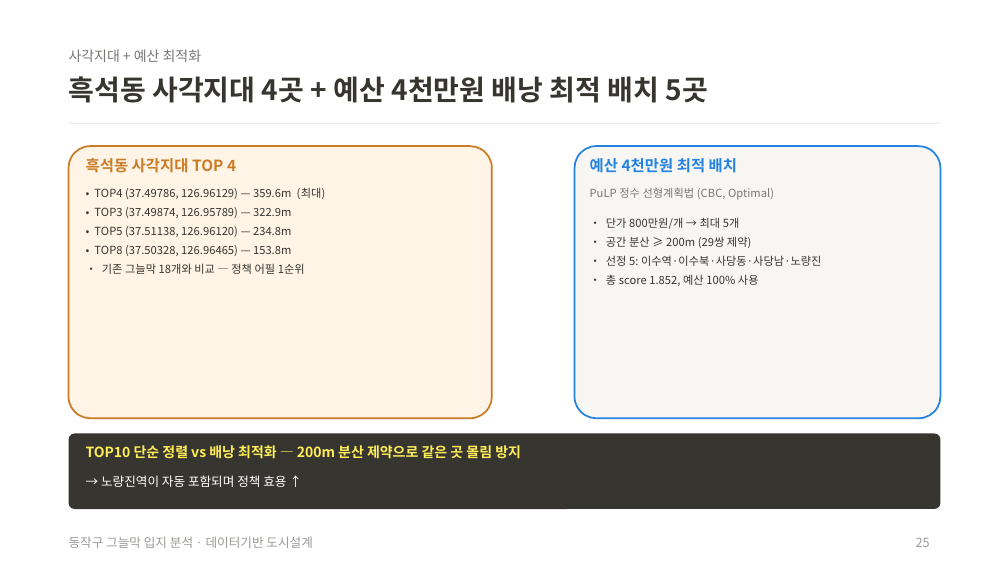
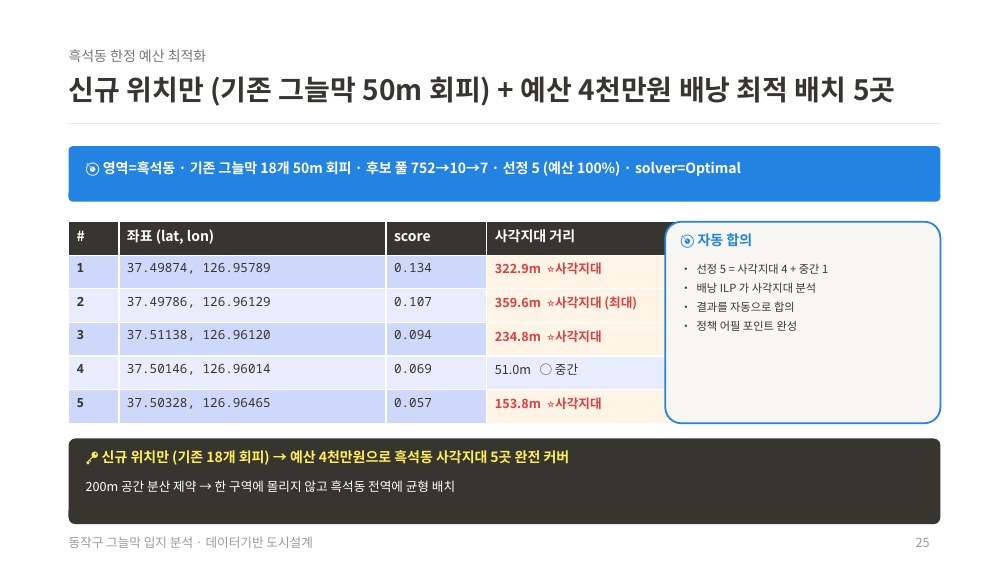
Before and after one commit to thgtot92/project_1, a slide deck: slide 25 of presentation/데이터기반_도시설계_기말_통합발표.pptx. Drawn at 1008x567 pixels with LibreOffice and Linux fonts; fonts in the diff are those of the drawing. Boxes give left, top, right and bottom in pixels: in the first picture for what was removed or moved away, otherwise in the second. Text is boxed around its words. In the diff, an @@ line names an element or a change of style, - is before the commit and + after.

```diff
--- a/presentation/데이터기반_도시설계_기말_통합발표.pptx
+++ b/presentation/데이터기반_도시설계_기말_통합발표.pptx
@@ text at box(69, 49, 207, 62): text changed @@
-사각지대 + 예산 최적화
+흑석동 한정 예산 최적화
@@ text at box(69, 76, 895, 106): text changed @@
-흑석동 사각지대 4곳 + 예산 4천만원 배낭 최적 배치 5곳
+신규 위치만 (기존 그늘막 50m 회피) + 예산 4천만원 배낭 최적 배치 5곳
@@ rounded rectangle removed at box(69, 146, 492, 418) @@
@@ rounded rectangle added at box(69, 146, 940, 202), fill #2383E2 @@
@@ text removed at box(86, 158, 236, 173) @@
-흑석동 사각지대 TOP 4
@@ text added at box(103, 159, 741, 177), 10 pt, text #FFFFFF, bold @@
+🎯 영역=흑석동 · 기존 그늘막 18개 50m 회피 · 후보 풀 752→10→7 · 선정 5 (예산 100%) · solver=Optimal
@@ text removed at box(590, 158, 737, 173) @@
-예산 4천만원 최적 배치
@@ text removed at box(94, 188, 326, 274) @@
-• TOP4 (37.49786, 126.96129) — 359.6m (최대)
-• TOP3 (37.49874, 126.95789) — 322.9m
-• TOP5 (37.51138, 126.96120) — 234.8m
-• TOP8 (37.50328, 126.96465) — 153.8m
-• 기존 그늘막 18개와 비교 — 정책 어필 1순위
@@ text removed at box(590, 188, 774, 200) @@
-PuLP 정수 선형계획법 (CBC, Optimal)
@@ table added at box(69, 222, 729, 423), 6 rows, 4 columns @@
+# | 좌표 (lat, lon) | score | 사각지대 거리
+1 | 37.49874, 126.95789 | 0.134 | 322.9m ⭐사각지대
+2 | 37.49786, 126.96129 | 0.107 | 359.6m ⭐사각지대 (최대)
+3 | 37.51138, 126.96120 | 0.094 | 234.8m ⭐사각지대
+4 | 37.50146, 126.96014 | 0.069 | 51.0m ○ 중간
+5 | 37.50328, 126.96465 | 0.057 | 153.8m ⭐사각지대
@@ text removed at box(606, 217, 821, 286) @@
-• 단가 800만원/개 → 최대 5개
-• 공간 분산 ≥ 200m (29쌍 제약)
-• 선정 5: 이수역·이수북·사당동·사당남·노량진
-• 총 score 1.852, 예산 100% 사용
@@ rounded rectangle: place and size @@
-rounded rectangle at box(575, 146, 940, 418)
+rounded rectangle at box(665, 222, 940, 423)
@@ text added at box(698, 233, 752, 247), 10 pt, text #2383E2, bold @@
+🎯 자동 합의
@@ text added at box(697, 263, 828, 331), 8 pt, text #37352F @@
+• 선정 5 = 사각지대 4 + 중간 1
+• 배낭 ILP 가 사각지대 분석
+• 결과를 자동으로 합의
+• 정책 어필 포인트 완성
@@ rounded rectangle: place and size @@
-rounded rectangle at box(69, 433, 940, 509)
+rounded rectangle at box(69, 438, 940, 524)
@@ text removed at box(101, 475, 286, 487) @@
-→ 노량진역이 자동 포함되며 정책 효용 ↑
@@ text added at box(102, 450, 570, 465), 10 pt, text #FFEE58, bold @@
+🔑 신규 위치만 (기존 18개 회피) → 예산 4천만원으로 흑석동 사각지대 5곳 완전 커버
@@ text at box(86, 480, 455, 492): text changed; size 10 to 9 pt; text colour #FFEE58 to #FFFFFF; bold off @@
-TOP10 단순 정렬 vs 배낭 최적화 — 200m 분산 제약으로 같은 곳 몰림 방지
+200m 공간 분산 제약 → 한 구역에 몰리지 않고 흑석동 전역에 균형 배치
```
Also in this commit, not shown: 9 other files.
